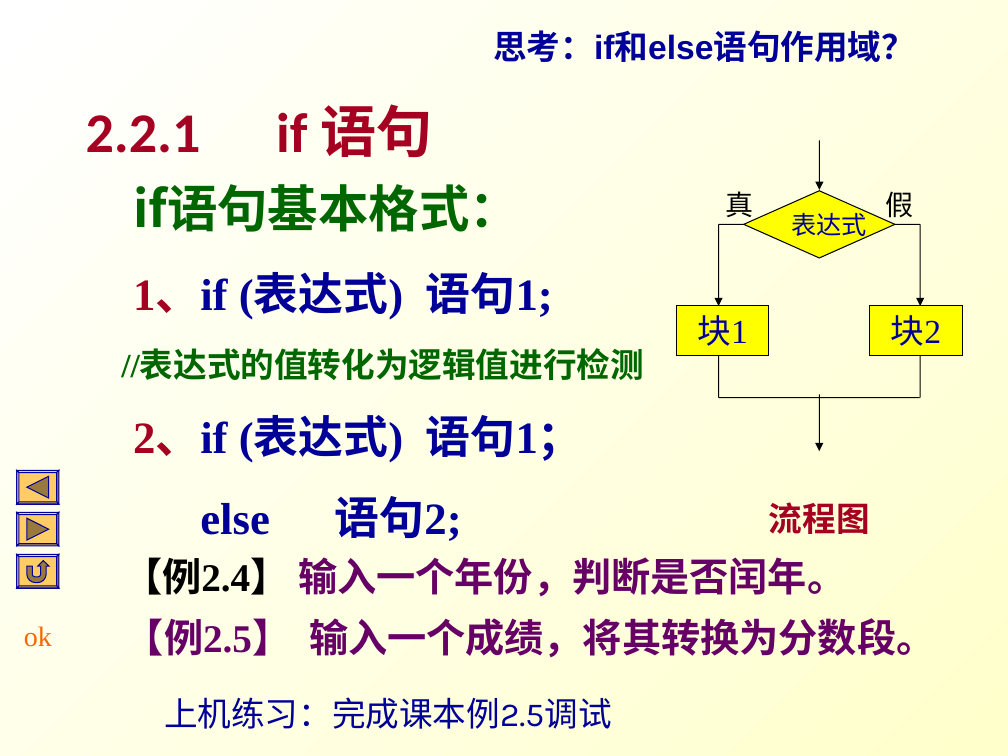
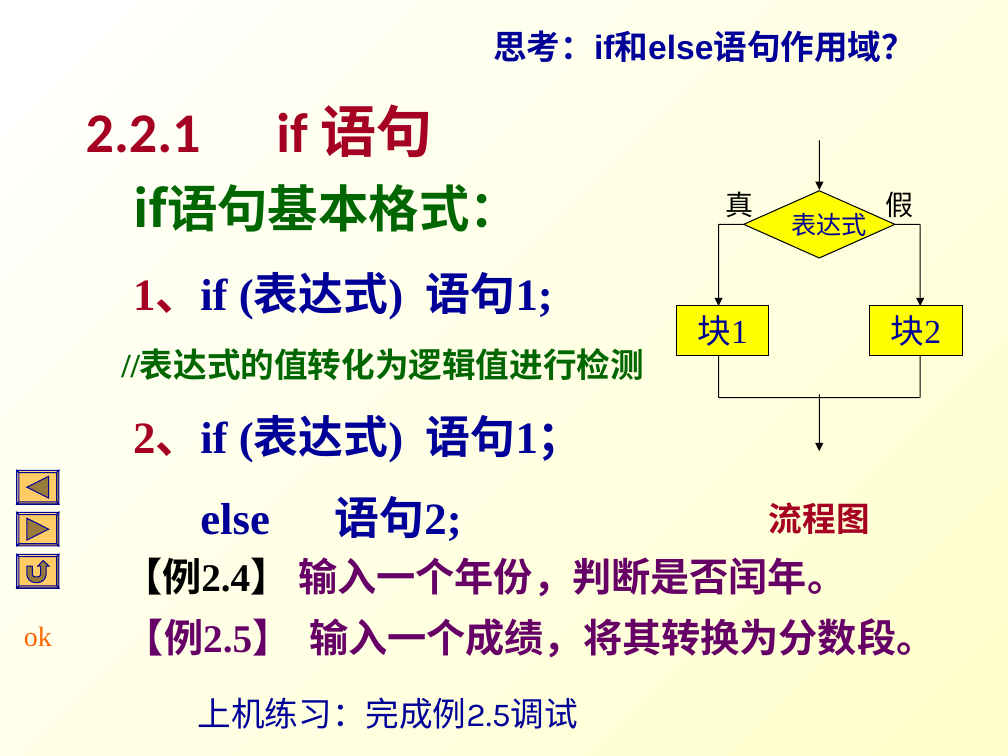
Before and after one commit to Changhe160/Changhe160.github.io, a slide deck: slide 7 of teachingRes/Cplusplus/unit02控制结构.ppt. Drawn at 1008x756 pixels with LibreOffice and Linux fonts; fonts in the diff are those of the drawing. Boxes give left, top, right and bottom in pixels: in the first picture for what was removed or moved away, otherwise in the second. Text is boxed around its words. In the diff, an @@ line names an element or a change of style, - is before the commit and + after.

```diff
--- a/teachingRes/Cplusplus/unit02控制结构.ppt
+++ b/teachingRes/Cplusplus/unit02控制结构.ppt
@@ text at [198, 697, 578, 729]: text changed @@
-上机练习：完成课本例2.5调试
+上机练习：完成例2.5调试
```
Also in this commit, not shown: 15 other slides changed, 1 slide removed, 1 other file.
